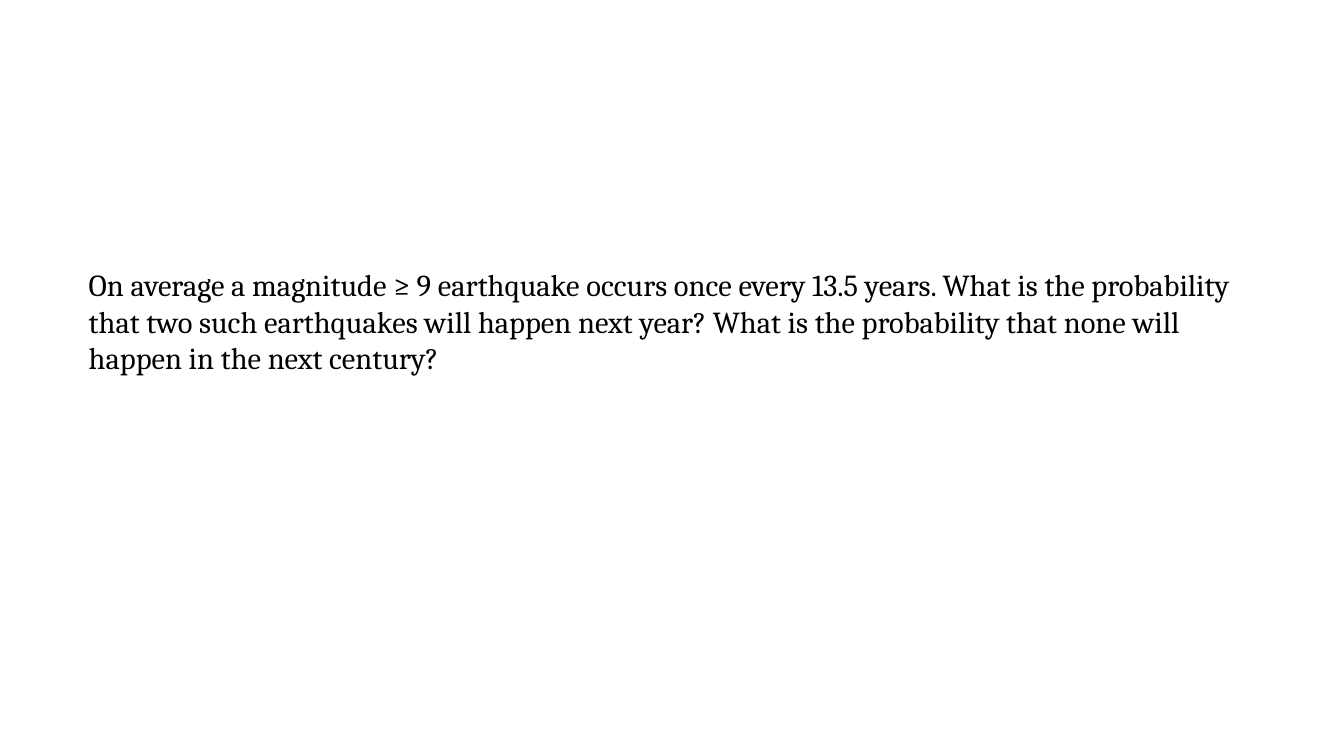
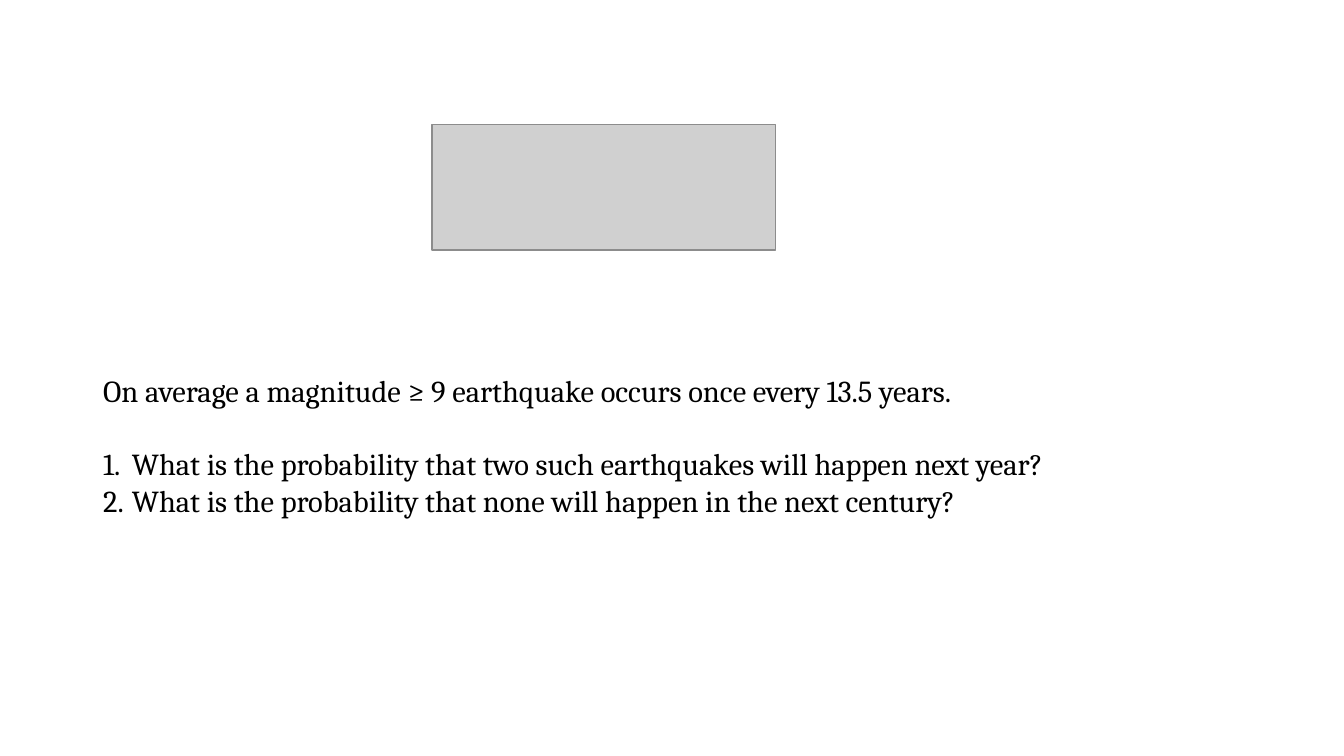
Before and after one commit to pvermees/geostats, a slide deck: slide 53 of slides/quizzes.odp (slide 56 before the commit). Drawn at 1344x756 pixels with LibreOffice and Linux fonts; fonts in the diff are those of the drawing; grey boxes stand for pictures. Boxes give left, top, right and bottom in pixels: in the first picture for what was removed or moved away, otherwise in the second. Text is boxed around its words. In the diff, an @@ line names an element or a change of style, - is before the commit and + after.

```diff
--- a/slides/quizzes.odp
+++ b/slides/quizzes.odp
@@ picture added at <box>432,124,776,250</box> @@
@@ text at <box>103,381,1043,519</box>: text changed @@
-On average a magnitude ≥ 9 earthquake occurs once every 13.5 years. What is the probability that two such earthquakes will happen next year? What is the probability that none will happen in the next century?
+On average a magnitude ≥ 9 earthquake occurs once every 13.5 years.
+1. What is the probability that two such earthquakes will happen next year?
+2. What is the probability that none will happen in the next century?
```
Also in this commit, not shown: 11 other slides changed, 1 slide added, 1 slide removed, 8 other files.
